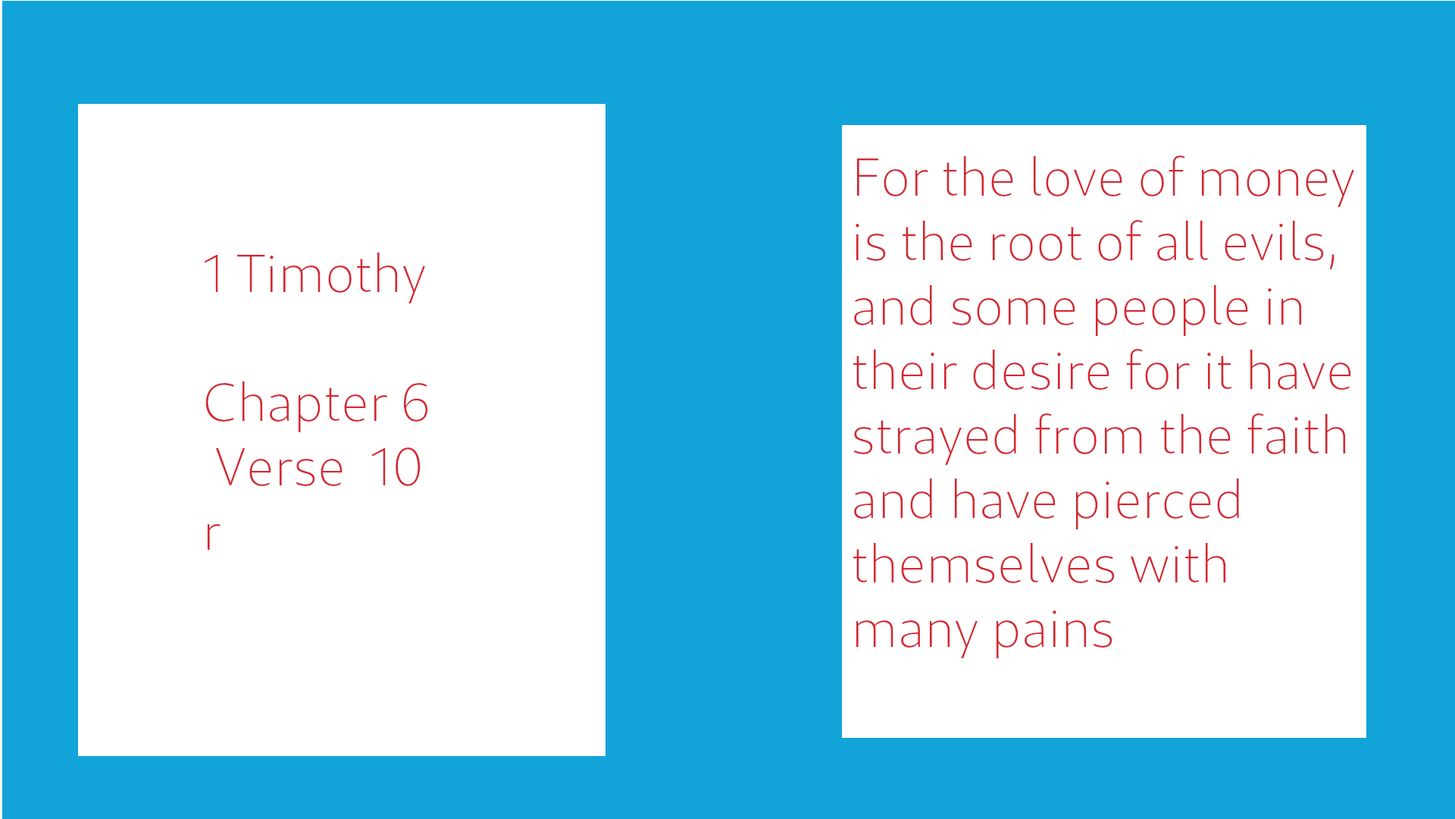
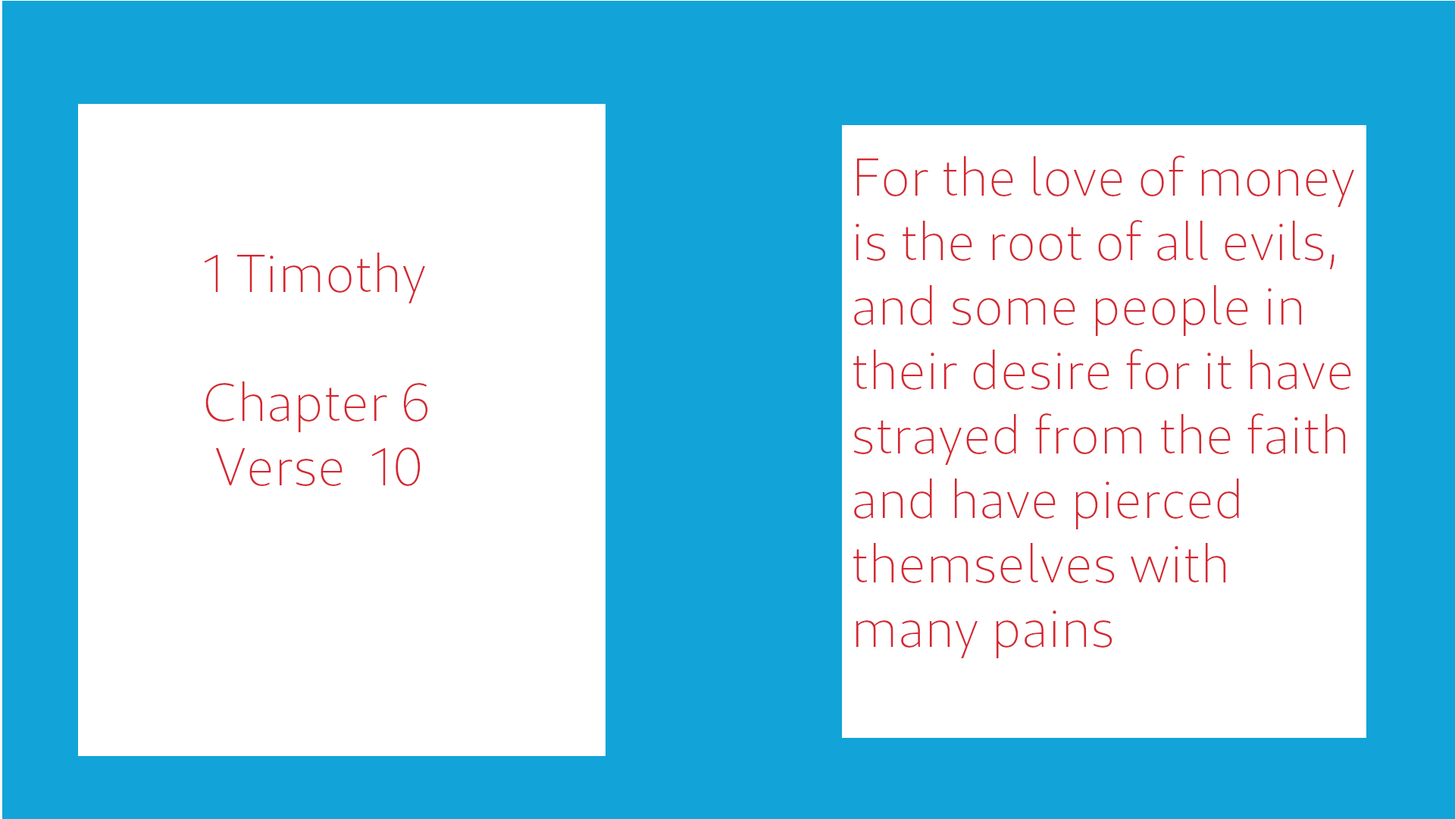
Layered file, before and after one edit (1455x819). Changes by layer:
painted on "Background" over [206, 523, 221, 550]
